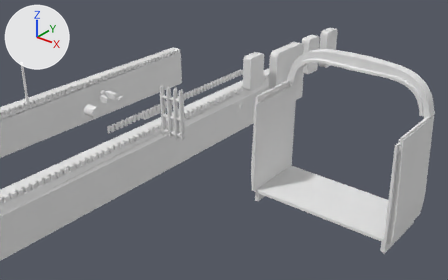
Two versions of the Blender file dmu_library.blend, one commit apart.
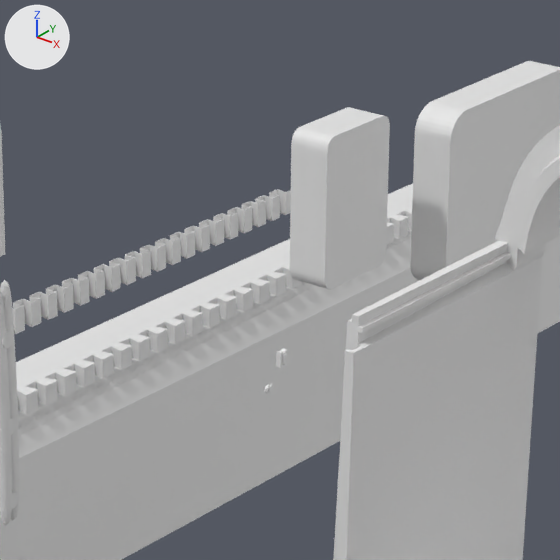
Each version is shown from a 50 mm lens placed at (9.06, -9.11, 7.24), pointed at (1.6, 0.22, 1.46), then close up on the part from 40% to 67% of the width and 10% to 53% of the height. Every picture has the same lights, and +X, +Y and +Z are marked at upper left.

Objects in the first close-up: 'Body Template', 'Chassis Side Full Length No Jigsaw Slot', 'Drivers Door Window Punch', 'Jigsaw', 'Wide Window Punch', 'Window Supports'.
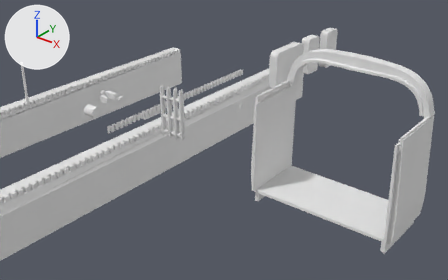
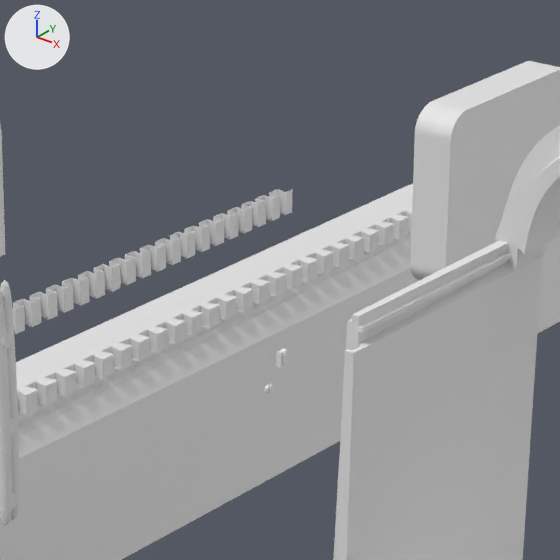
Changed parts and their boxes (x1, y1, x2, y2) in the close-ups (560 x 560 px):
'Drivers Door Window Punch', deleted
    before: (290, 107, 390, 290)

Diff of the bpy script that builds the scene:
```diff
--- a/dmu_library.blend.py
+++ b/dmu_library.blend.py
@@ ob_drivers_door_window_punch @@
-ob_drivers_door_window_punch = bpy.data.objects.new('Drivers Door Window Punch', me_plane)
-ob_drivers_door_window_punch.location = (1.789, 1.111, 2.779)
-ob_drivers_door_window_punch.scale = (1.0, 0.24, 0.365)
```
